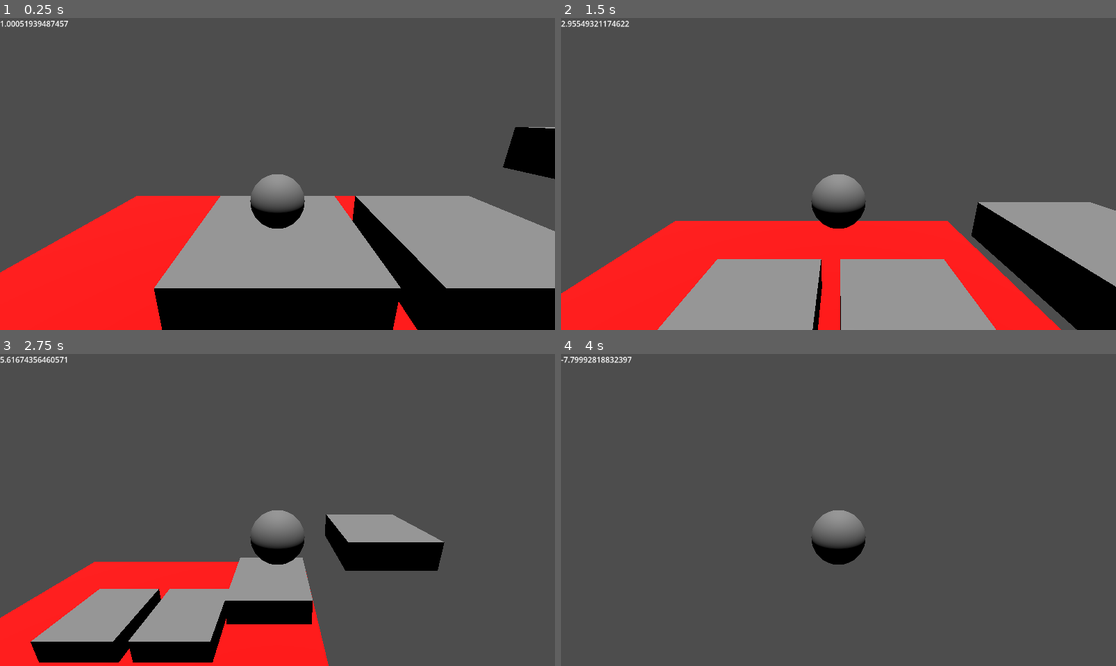
Above: before the commit, frames 1-4 (two rows, left to right).
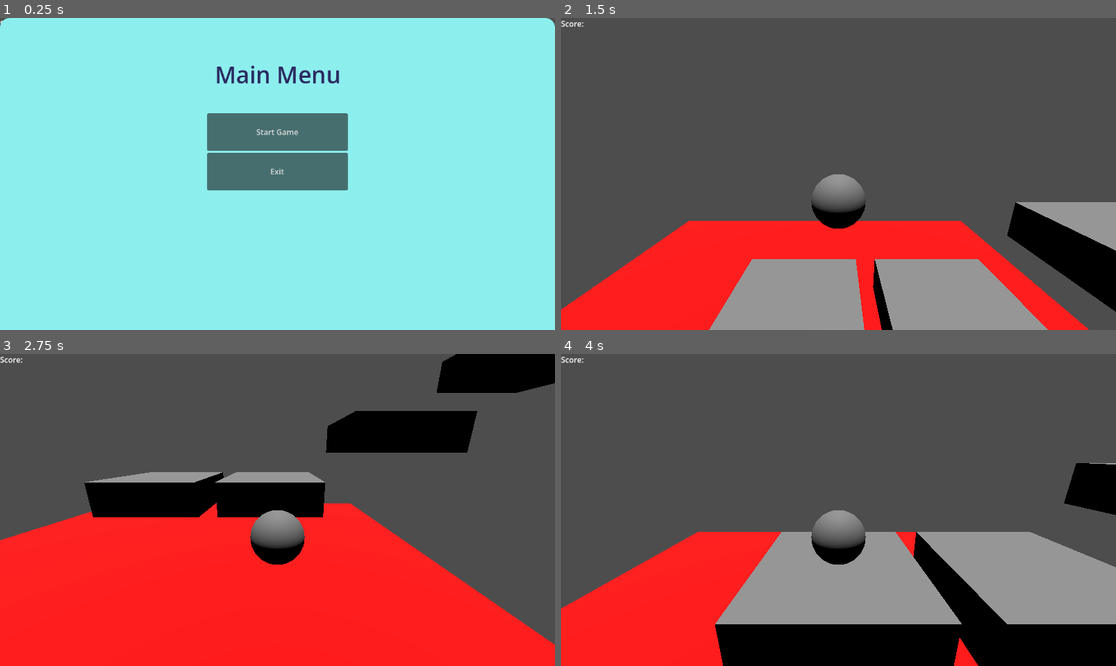
Above: after the commit, the same moments.

Repository: Mais1492/Platformer
Game: Godot game, scene res://src/main_menu/main_menu.tscn
The game is run twice, just before and just after one commit, with the same random seed, the same clock (stepped at 60 frames per second) and the same inputs. Before the commit the project starts from res://src/world/world.tscn.
Inputs (mouse positions are in pixels of both pictures, inside the frame that each line leads up to):
- Up to frame 1 (0.25 s): no input
- Up to frame 2 (1.5 s): click (838, 130) at 0.5 s, where only the run after the commit has a clickable "Start Game"; tap Enter (ui_accept) at 1.25 s; hold Right (ui_right) from 1.28 s (still down); hold Shift (Dash) from 1.28 s (still down)
- Up to frame 3 (2.75 s): tap Enter (ui_accept) at 1.52, 1.55, 1.82, 2.1, 2.27, 2.57 s; release Right (ui_right) at 2.03 s; release Shift (Dash) at 2.03 s; hold Down (ui_down) from 2.03 s (still down); tap Shift (Dash) at 2.3 s
- Up to frame 4 (4 s): release Down (ui_down) at 2.78 s; hold Right (ui_right) 2.78-3.5 s; hold Shift (Dash) 2.78-3.5 s; tap Enter (ui_accept) at 3.05 s; click (838, 466) at 3.5 s, where only the run after the commit has a clickable "Start Game"

The runs differ from the first frame. In frame 1, 100% of the frame differs, in the area x 0-100%, y 0-100%; in frame 2, 12%; in frame 3, 44%; in frame 4, 40%.

Commit message:
feat: add menu, map WASD, & adjust dash

Diff:
--- a/project.godot
+++ b/project.godot
@@ -11,7 +11,7 @@
 [application]
 
 config/name="Platformer"
-run/main_scene="uid://c1mos3voqrhfd"
+run/main_scene="uid://yel51bt1abcp"
 config/features=PackedStringArray("4.6", "GL Compatibility")
 config/icon="res://icon.svg"
 
--- a/src/UI/ui.gd
+++ b/src/UI/ui.gd
@@ -8,4 +8,5 @@
 
 # Called every frame. 'delta' is the elapsed time since the previous frame.
 func _process(delta: float) -> void:
-	label.text = str(player.position.y)
+	if (player):
+		label.text = str(player.position.y)
--- a/src/character/character.gd
+++ b/src/character/character.gd
@@ -1,11 +1,14 @@
 extends CharacterBody3D
 
+@onready var collision_shape_3d: CollisionShape3D = $CollisionShape3D
+var gravity: float = ProjectSettings.get_setting("physics/3d/default_gravity")
 
 const SPEED = 5.0
 const JUMP_VELOCITY = 10.5
-@onready var collision_shape_3d: CollisionShape3D = $CollisionShape3D
 
-var gravity: float = ProjectSettings.get_setting("physics/3d/default_gravity")
+var dash_enabled = true
+var dash_factor = 2
+
 
 func _physics_process(delta: float) -> void:
 	# Add the gravity.
@@ -15,6 +18,7 @@
 	# Handle jump.
 	if Input.is_action_just_pressed("ui_accept") and is_on_floor():
 		velocity.y = JUMP_VELOCITY
+		dash_enabled = false
 
 
 
@@ -24,8 +28,8 @@
 	var direction := (transform.basis * Vector3(input_dir.x, 0, input_dir.y)).normalized()
 	if direction:
 		var factor = 1
-		if(Input.is_action_pressed("Dash")):
-			factor = 2
+		if(Input.is_action_pressed("Dash") && dash_enabled):
+			factor = dash_factor
 		velocity.x = direction.x * SPEED * factor
 		velocity.z = direction.z * SPEED * factor
 	else:
--- a/src/killplane/killplane.gd
+++ b/src/killplane/killplane.gd
@@ -6,7 +6,7 @@
 	body_entered.connect(_on_body_entered)
 
 func _on_body_entered(body):
-	print(body.name)
+	get_tree().change_scene_to_file("res://src/main_menu/main_menu.tscn")
 	queue_free()
 
 # Called every frame. 'delta' is the elapsed time since the previous frame.
--- /dev/null
+++ b/src/main_menu/main_menu.tscn
@@ -0,0 +1,32 @@
+[gd_scene format=3 uid="uid://yel51bt1abcp"]
+
+[ext_resource type="PackedScene" uid="uid://ctm6ix65sobqs" path="res://src/menu/menu.tscn" id="1_oa53l"]
+
+[node name="MainMenu" type="Control" unique_id=999528507]
+layout_mode = 3
+anchors_preset = 15
+anchor_right = 1.0
+anchor_bottom = 1.0
+grow_horizontal = 2
+grow_vertical = 2
+
+[node name="Menu" parent="." unique_id=730620531 instance=ExtResource("1_oa53l")]
+layout_mode = 1
+
+[node name="Label" type="Label" parent="." unique_id=2004079026]
+layout_mode = 1
+anchors_preset = 8
+anchor_left = 0.5
+anchor_top = 0.5
+anchor_right = 0.5
+anchor_bottom = 0.5
+offset_left = -42.0
+offset_top = -218.0
+offset_right = 42.0
+offset_bottom = -195.0
+grow_horizontal = 2
+grow_vertical = 2
+theme_override_colors/font_color = Color(0.16470589, 0.16470589, 0.38039216, 1)
+theme_override_font_sizes/font_size = 48
+text = "Main Menu"
+horizontal_alignment = 1
--- /dev/null
+++ b/src/menu/menu.gd
@@ -0,0 +1,20 @@
+extends Control
+
+const WORLD = preload("uid://c1mos3voqrhfd")
+
+# Called when the node enters the scene tree for the first time.
+func _ready() -> void:
+	pass # Replace with function body.
+
+
+# Called every frame. 'delta' is the elapsed time since the previous frame.
+func _process(delta: float) -> void:
+	pass
+
+
+func _on_start_pressed() -> void:
+	# TODO EDIT SCENE
+	get_tree().change_scene_to_file("res://src/world/world.tscn")
+
+func _on_exit_pressed() -> void:
+	get_tree().quit()
--- /dev/null
+++ b/src/menu/menu.tscn
@@ -0,0 +1,54 @@
+[gd_scene format=3 uid="uid://ctm6ix65sobqs"]
+
+[ext_resource type="Script" uid="uid://dy6g7mbyoac7n" path="res://menu/menu.gd" id="1_j0t7f"]
+
+[sub_resource type="StyleBoxFlat" id="StyleBoxFlat_j0t7f"]
+bg_color = Color(0.55014277, 0.93192786, 0.92944825, 1)
+corner_radius_top_left = 20
+corner_radius_top_right = 20
+shadow_color = Color(0.42256516, 0.60519534, 0.9999972, 0.6)
+
+[node name="Menu" type="Control" unique_id=730620531]
+layout_mode = 3
+anchors_preset = 15
+anchor_right = 1.0
+anchor_bottom = 1.0
+grow_horizontal = 2
+grow_vertical = 2
+script = ExtResource("1_j0t7f")
+
+[node name="Panel" type="Panel" parent="." unique_id=1732090167]
+layout_mode = 1
+anchors_preset = 15
+anchor_right = 1.0
+anchor_bottom = 1.0
+grow_horizontal = 2
+grow_vertical = 2
+theme_override_styles/panel = SubResource("StyleBoxFlat_j0t7f")
+
+[node name="VBoxContainer" type="VBoxContainer" parent="." unique_id=735504603]
+layout_mode = 1
+anchors_preset = 8
+anchor_left = 0.5
+anchor_top = 0.5
+anchor_right = 0.5
+anchor_bottom = 0.5
+offset_left = -146.0
+offset_top = -126.5
+offset_right = 146.0
+offset_bottom = 34.0
+grow_horizontal = 2
+grow_vertical = 2
+
+[node name="Button" type="Button" parent="VBoxContainer" unique_id=1151070399]
+layout_mode = 2
+size_flags_vertical = 3
+text = "Start Game"
+
+[node name="Button2" type="Button" parent="VBoxContainer" unique_id=151453100]
+layout_mode = 2
+size_flags_vertical = 3
+text = "Exit"
+
+[connection signal="pressed" from="VBoxContainer/Button" to="." method="_on_start_pressed"]
+[connection signal="pressed" from="VBoxContainer/Button2" to="." method="_on_exit_pressed"]
--- /dev/null
+++ b/src/win_screen/win_screen.tscn
@@ -0,0 +1,33 @@
+[gd_scene format=3 uid="uid://di3bbiivp1qhy"]
+
+[ext_resource type="PackedScene" uid="uid://ctm6ix65sobqs" path="res://menu/menu.tscn" id="1_wruv5"]
+
+[node name="WinScreen" type="Control" unique_id=1201289219]
+layout_mode = 3
+anchors_preset = 15
+anchor_right = 1.0
+anchor_bottom = 1.0
+grow_horizontal = 2
+grow_vertical = 2
+
+[node name="Menu" parent="." unique_id=730620531 instance=ExtResource("1_wruv5")]
+layout_mode = 1
+
+[node name="Label" type="Label" parent="." unique_id=393029928]
+layout_mode = 1
+anchors_preset = 8
+anchor_left = 0.5
+anchor_top = 0.5
+anchor_right = 0.5
+anchor_bottom = 0.5
+offset_left = -42.0
+offset_top = -218.0
+offset_right = 42.0
+offset_bottom = -195.0
+grow_horizontal = 2
+grow_vertical = 2
+theme_override_colors/font_color = Color(0.16470589, 0.16470589, 0.38039216, 1)
+theme_override_font_sizes/font_size = 48
+text = "You Won!
+"
+horizontal_alignment = 1
Not shown, added: src/menu/menu.gd.uid
